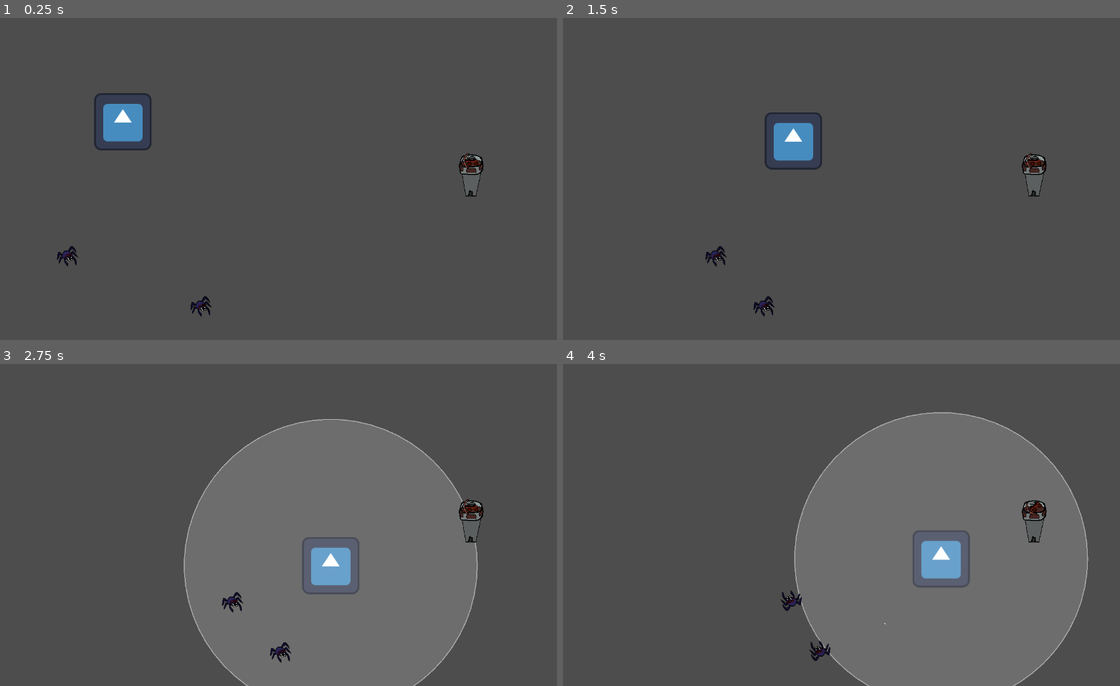
Above: before the commit, frames 1-4 (two rows, left to right).
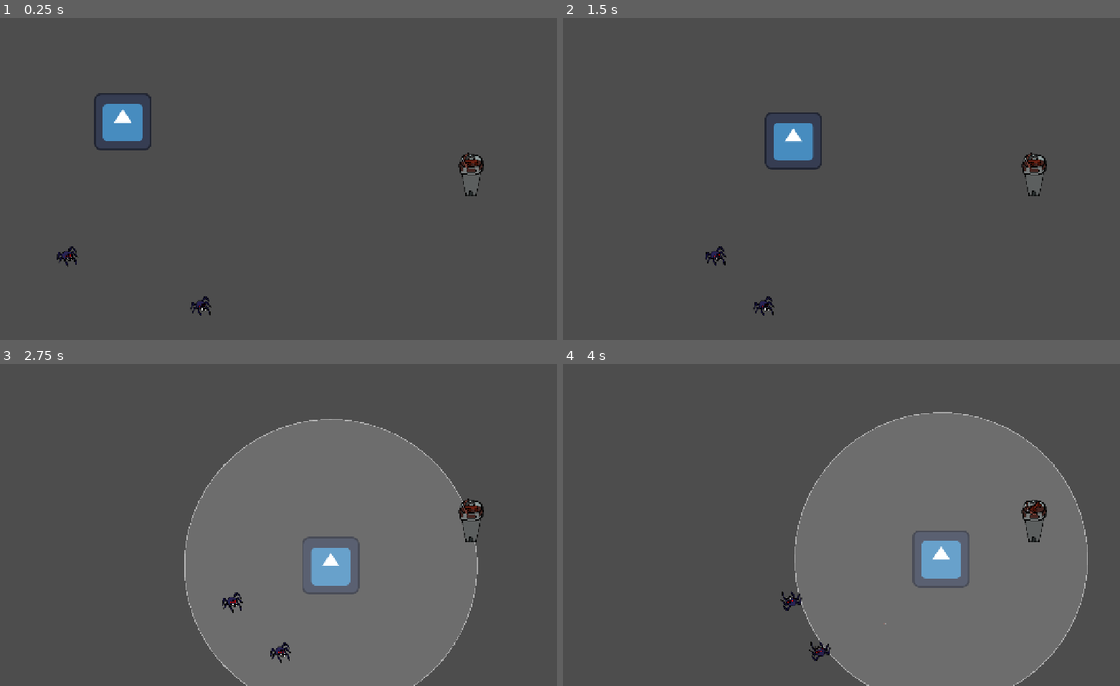
Above: after the commit, the same moments.

Repository: ternaryCat/ldjam59
Game: Godot game, scene res://components/level.tscn
Same seed, same stepped clock (60 frames per second), same inputs: the game is played once before the commit and once after it. The engine's default icon, where the game draws it, is replaced by a stand-in: a white triangle on a blue panel in a dark square.
Inputs:
- Up to frame 1 (0.25 s): no input
- Up to frame 2 (1.5 s): tap Enter at 0.5 s; hold D (right) 0.53-1.28 s; hold Space (activate) 0.53-1.28 s; hold S (down) from 1.28 s (still down); tap W (top) at 1.35 s
- Up to frame 3 (2.75 s): release S (down) at 2.03 s; hold D (right) from 2.03 s (still down); hold Space (activate) from 2.03 s (still down)
- Up to frame 4 (4 s): release Space (activate) at 2.78 s; tap W (top) at 2.85 s; release D (right) at 3.53 s; hold A (left) from 3.53 s (still down); hold Space (activate) from 3.53 s (still down)

The runs differ from the first frame. In frame 1, 0.3% of the frame differs, in the area x 10-87%, y 23-93%; in frame 2, 0.3%; in frame 3, 0.7%, in the area x 32-87%, y 17-100%; in frame 4, 0.7%.

Commit message:
stretch the screen

Diff:
--- a/project.godot
+++ b/project.godot
@@ -19,8 +19,8 @@
 
 window/size/viewport_width=1280
 window/size/viewport_height=720
-window/stretch/mode="viewport"
-window/stretch/aspect="expand"
+window/stretch/mode="canvas_items"
+window/stretch/aspect="keep"
 
 [input]
 
